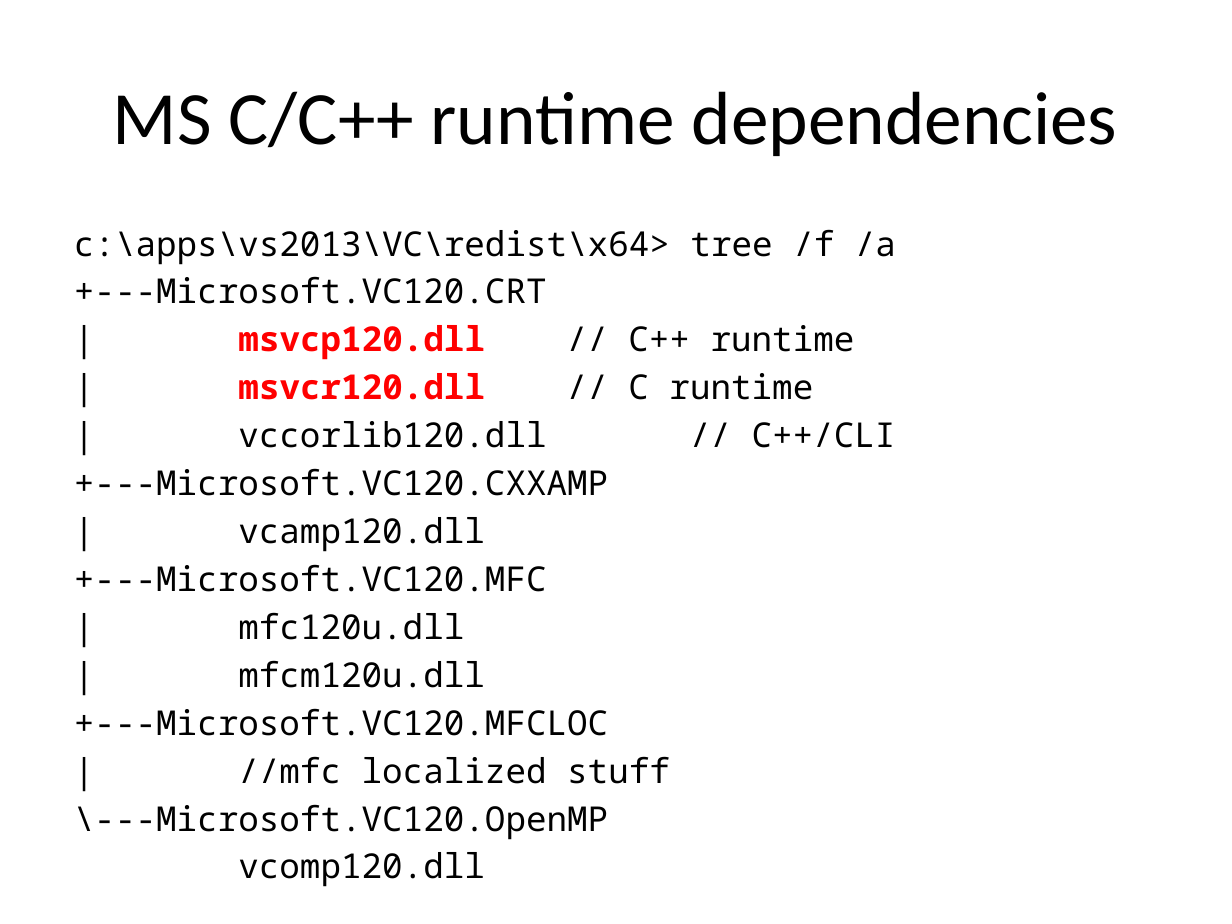
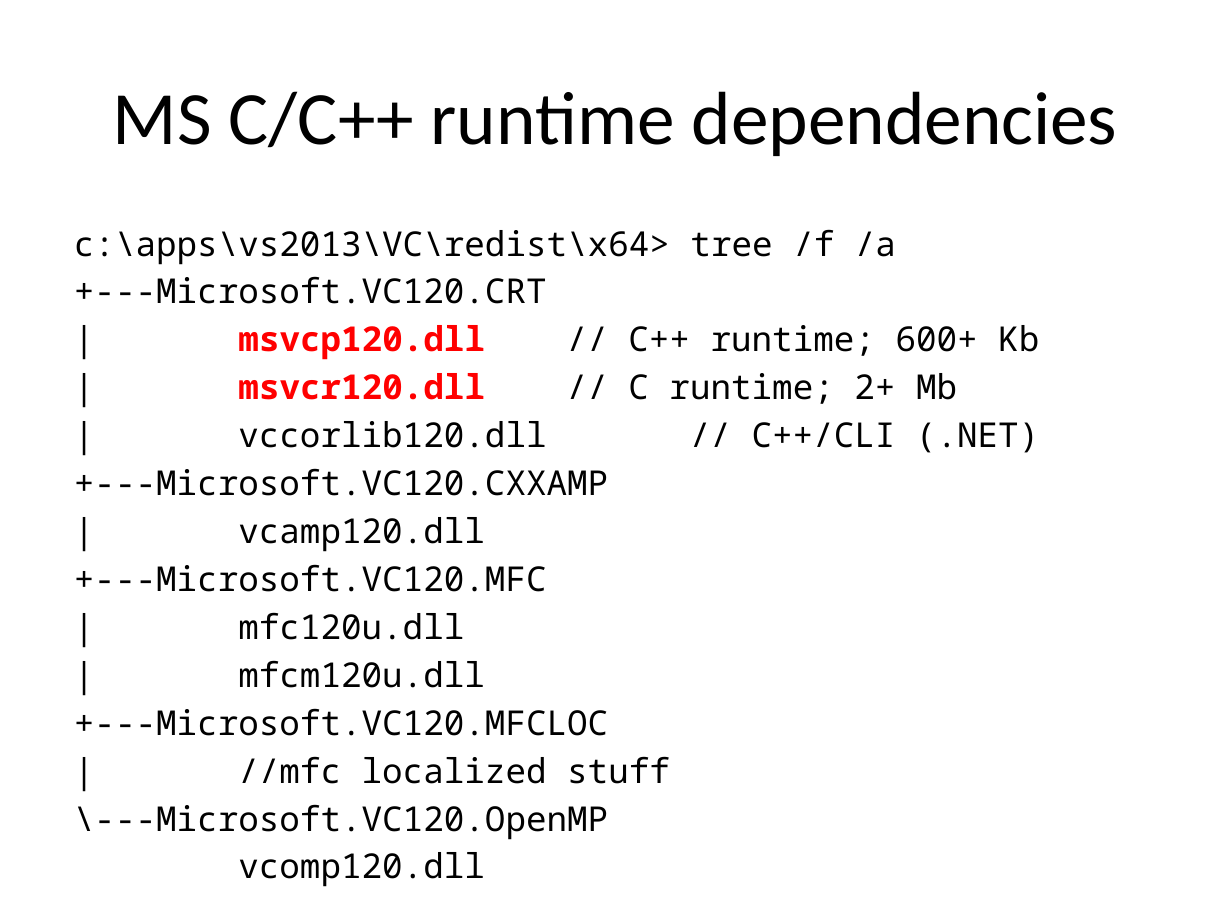
Before and after one commit to fellmad/FunWithCpp11, a slide deck: slide 34 of doc/Fun_with_C++11.pptx (slide 32 before the commit). Drawn at 1232x924 pixels with LibreOffice and Linux fonts; fonts in the diff are those of the drawing. Boxes give left, top, right and bottom in pixels: in the first picture for what was removed or moved away, otherwise in the second. Text is boxed around its words. In the diff, an @@ line names an element or a change of style, - is before the commit and + after.

```diff
--- a/doc/Fun_with_C++11.pptx
+++ b/doc/Fun_with_C++11.pptx
@@ text at bbox=[238, 325, 1039, 453]: text changed @@
-| msvcp120.dll // C++ runtime
-| msvcr120.dll // C runtime
-| vccorlib120.dll // C++/CLI
+| msvcp120.dll // C++ runtime; 600+ Kb
+| msvcr120.dll // C runtime; 2+ Mb
+| vccorlib120.dll // C++/CLI (.NET)
```
Also in this commit, not shown: 12 other slides changed, 3 slides added, 1 slide removed.
